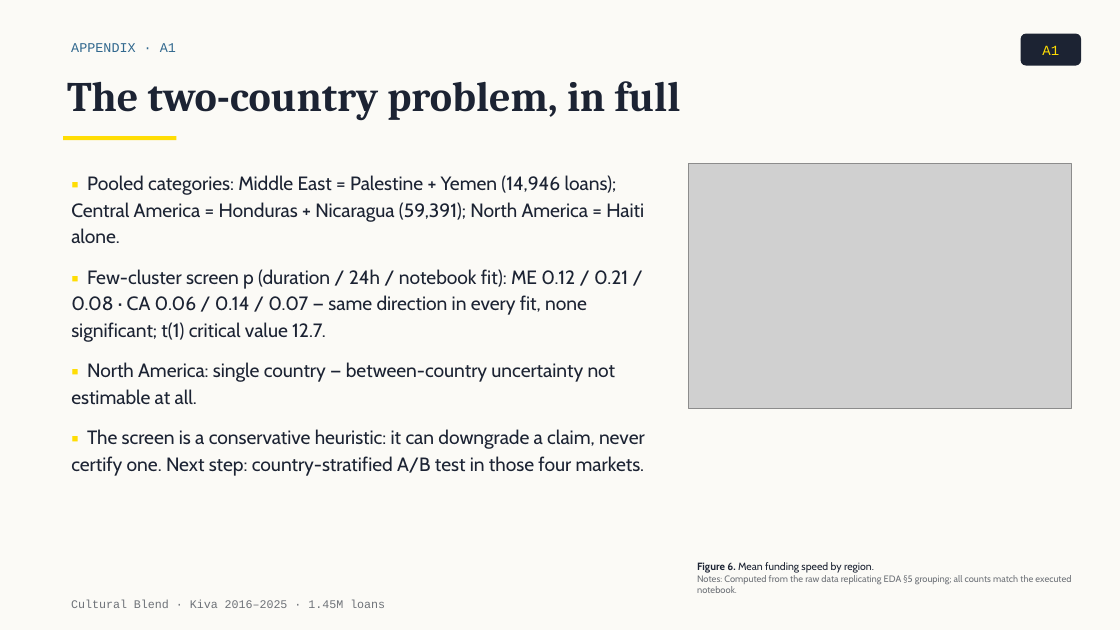
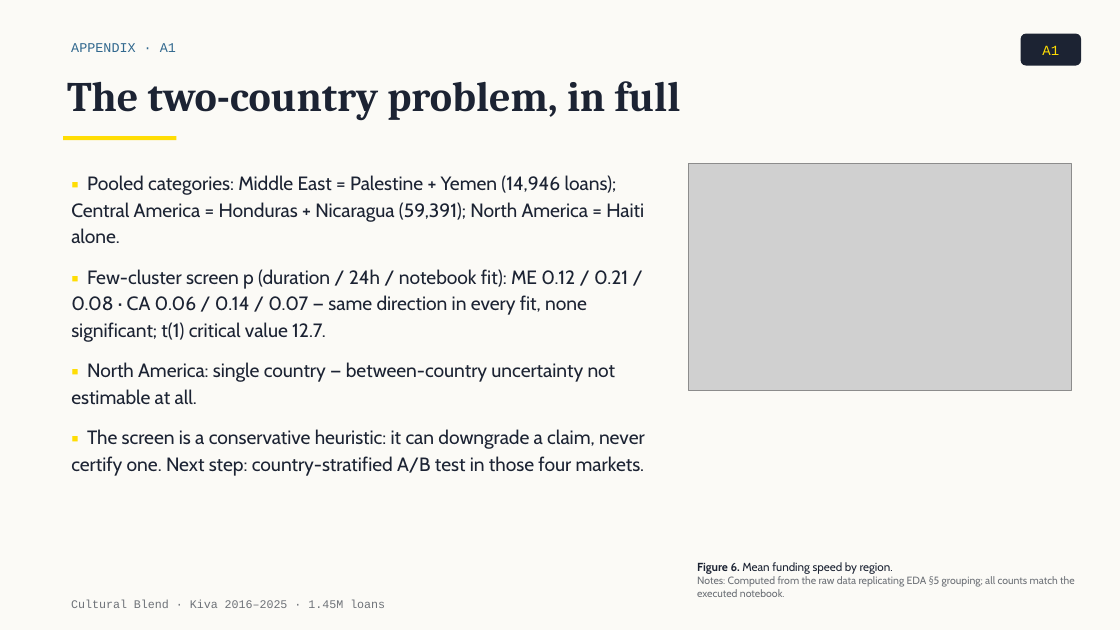
Before and after one commit to tuannm3812/unsw-ma-hackathon-2026, a slide deck: slide 12 of docs/presentation/slides_draft.pptx. Drawn at 1120x630 pixels with LibreOffice and Linux fonts; fonts in the diff are those of the drawing; grey boxes stand for pictures. Boxes give left, top, right and bottom in pixels: in the first picture for what was removed or moved away, otherwise in the second. Text is boxed around its words. In the diff, an @@ line names an element or a change of style, - is before the commit and + after.

```diff
--- a/docs/presentation/slides_draft.pptx
+++ b/docs/presentation/slides_draft.pptx
@@ picture: place and size @@
-picture at [689,164,1071,409]
+picture at [689,164,1071,391]
@@ text "Figure 6. Mean funding speed ..." at [697,562,1075,597]: size 9 to 10 pt in "Figure 6. Mean funding speed by region."; size 8 to 9 pt in "Notes: Computed from the raw data replicating ..." @@
```
Also in this commit, not shown: 7 other slides changed, 22 other files.
